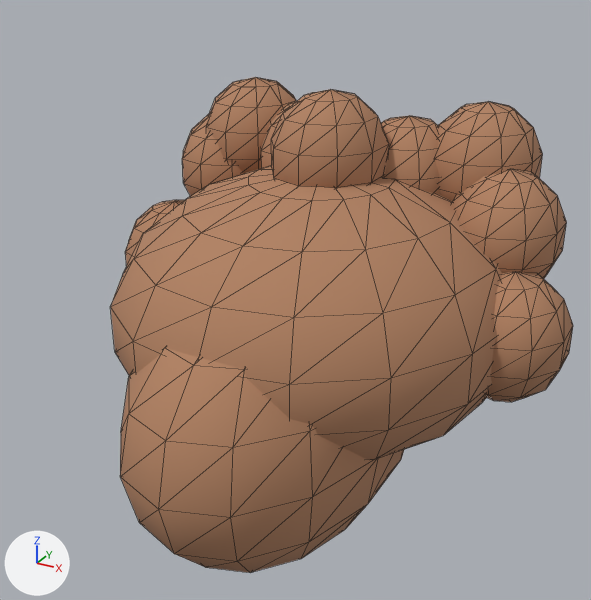
The glTF model client/public/assets/models/characters/hair_04.glb, before and after one commit.
Rendered twice from a 50 mm camera at (0.253, -0.49, 1.914) aimed at (-0.005, -0.02, 1.679). The axes (+X, +Y, +Z) are drawn at lower left. The lights are the same throughout. The older version comes first. Mesh edges are drawn as thin lines.

The older version as bpy lines, for what is in view:
```python
me_hair_04_mesh = bpy.data.meshes.new('hair_04-mesh')
me_hair_04_mesh.from_pydata(...)  # 1017 vertices, 1892 faces; spans x -0.177..0.177, y -0.192..0.166, z 1.51..1.821
me_hair_04_mesh.materials.append(mat_amaya_vertex_color)
ob_hair_04_mesh = bpy.data.objects.new('hair_04-mesh', me_hair_04_mesh)
ob_hair_04_mesh.location = (0.0, 0.0, 0.0)
```
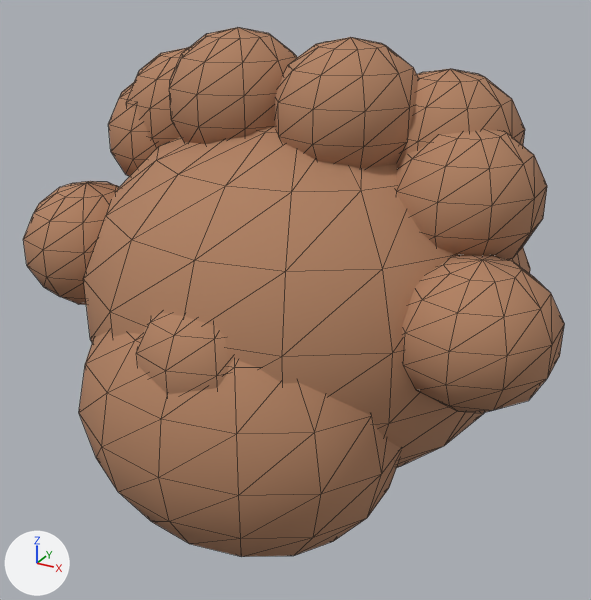
Where the change shows, as pixel boxes [x1, y1, x2, y2] in the pictures (591 x 600 px; the box of a moved part takes in the faces that stretch with it):
'hair_04-mesh', reshaped (17% wider, 7% taller)
    before: [111, 77, 573, 573]
    after: [23, 27, 564, 557]
part 1 of me_hair_04_mesh, moved or reshaped
    before: [111, 166, 502, 460]
    after: [84, 127, 530, 467]
part 2 of me_hair_04_mesh, moved or reshaped
    before: [120, 348, 404, 573]
    after: [79, 331, 401, 557]
part 3 of me_hair_04_mesh, moved or reshaped
    before: [182, 114, 244, 196]
    after: [108, 82, 159, 177]
part 4 of me_hair_04_mesh, moved or reshaped
    before: [261, 101, 297, 169]
    after: [169, 27, 298, 145]
part 5 of me_hair_04_mesh, moved or reshaped
    before: [381, 116, 441, 195]
    after: [275, 37, 419, 168]
part 6 of me_hair_04_mesh, moved or reshaped
    before: [452, 169, 566, 279]
    after: [396, 130, 547, 260]
part 7 of me_hair_04_mesh, moved or reshaped
    before: [125, 200, 184, 265]
    after: [23, 181, 119, 305]
part 8 of me_hair_04_mesh, moved or reshaped
    before: [485, 272, 573, 402]
    after: [402, 255, 564, 413]
part 9 of me_hair_04_mesh, moved or reshaped
    before: [206, 77, 296, 174]
    after: [126, 47, 189, 146]
part 10 of me_hair_04_mesh, moved or reshaped
    before: [435, 102, 543, 201]
    after: [396, 69, 525, 165]
part 11 of me_hair_04_mesh, moved or reshaped
    before: [271, 89, 389, 188]
    after: [137, 313, 234, 395]

Diff of the bpy script that builds the scene:
```diff
--- a/client/public/assets/models/characters/hair_04.glb.py
+++ b/client/public/assets/models/characters/hair_04.glb.py
@@ me_hair_04_mesh @@
 # used by ob_hair_04_mesh; location = (0.0, 0.0, 0.0)
-me_hair_04_mesh.from_pydata(...)  # 1017 vertices, 1892 faces; spans x -0.177..0.177, y -0.192..0.166, z 1.51..1.821
+me_hair_04_mesh.from_pydata(...)  # 1017 vertices, 1892 faces; spans x -0.185..0.187, y -0.19..0.133, z 1.544..1.864
+# me_hair_04_mesh part 1: the loose piece of 161 vertices spanning x -0.146..0.146, y -0.15..0.166, z 1.568..1.768 is scaled about its middle by (1.06, 0.937, 1.28), then moved by (0.0, -0.023, 0.02)
+# me_hair_04_mesh part 2: the loose piece of 127 vertices spanning x -0.09..0.09, y -0.192..0.088, z 1.51..1.72 is scaled about its middle by (1.22, 0.586, 0.876), then moved by (0.0, -0.056, 0.021)
+# me_hair_04_mesh part 3: the loose piece of 81 vertices spanning x -0.157..-0.079, y 0.03..0.12, z 1.696..1.788 is scaled about its middle by (1.14, 1.04, 0.957), then moved by (0.006, -0.085, 0.044)
+# me_hair_04_mesh part 4: the loose piece of 81 vertices spanning x -0.084..-0.006, y 0.033..0.123, z 1.71..1.802 is scaled about its middle by (1.14, 1.04, 0.957), then moved by (0.007, -0.113, 0.064)
+# me_hair_04_mesh part 5: the loose piece of 81 vertices spanning x -0.001..0.077, y 0.027..0.117, z 1.706..1.798 is scaled about its middle by (1.14, 1.04, 0.957), then moved by (0.002, -0.107, 0.066)
+# me_hair_04_mesh part 6: the loose piece of 81 vertices spanning x 0.079..0.157, y 0.013..0.103, z 1.68..1.772 is scaled about its middle by (1.14, 1.04, 0.957), then moved by (-0.004, -0.088, 0.048)
+# me_hair_04_mesh part 7: the loose piece of 81 vertices spanning x -0.177..-0.099, y -0.025..0.065, z 1.63..1.722 is scaled about its middle by (1.14, 1.04, 0.957), then moved by (-0.002, -0.095, 0.04)
+# me_hair_04_mesh part 8: the loose piece of 81 vertices spanning x 0.099..0.177, y -0.025..0.065, z 1.622..1.714 is scaled about its middle by (1.14, 1.04, 0.957), then moved by (0.004, -0.098, 0.044)
+# me_hair_04_mesh part 9: the loose piece of 81 vertices spanning x -0.137..-0.059, y 0.037..0.127, z 1.722..1.814 is scaled about its middle by (1.14, 1.04, 0.957), then moved by (0.002, -0.09, 0.034)
+# me_hair_04_mesh part 10: the loose piece of 81 vertices spanning x 0.051..0.129, y 0.043..0.133, z 1.718..1.81 is scaled about its middle by (1.14, 1.04, 0.957), then moved by (0.002, -0.094, 0.036)
+# me_hair_04_mesh part 11: the loose piece of 81 vertices spanning x -0.039..0.039, y -0.025..0.065, z 1.729..1.821 is scaled about its middle by (1.14, 1.04, 0.957), then moved by (0.0, -0.15, -0.087)
 me_hair_04_mesh.materials.append(mat_amaya_vertex_color)
```
